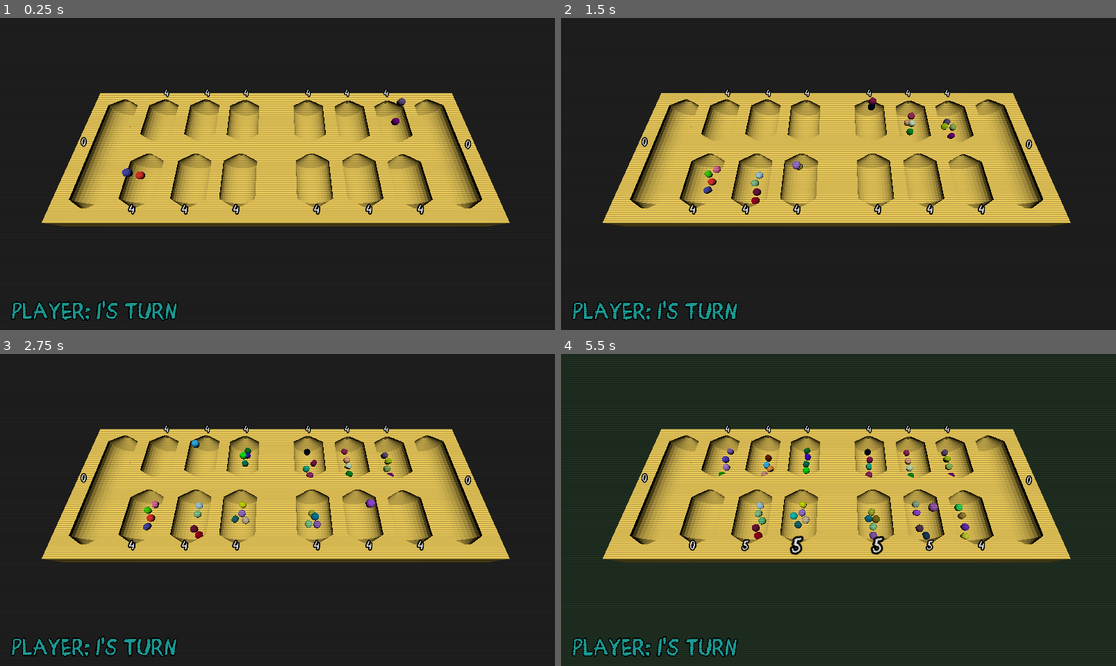
Above: before the commit, frames 1-4 (two rows, left to right).
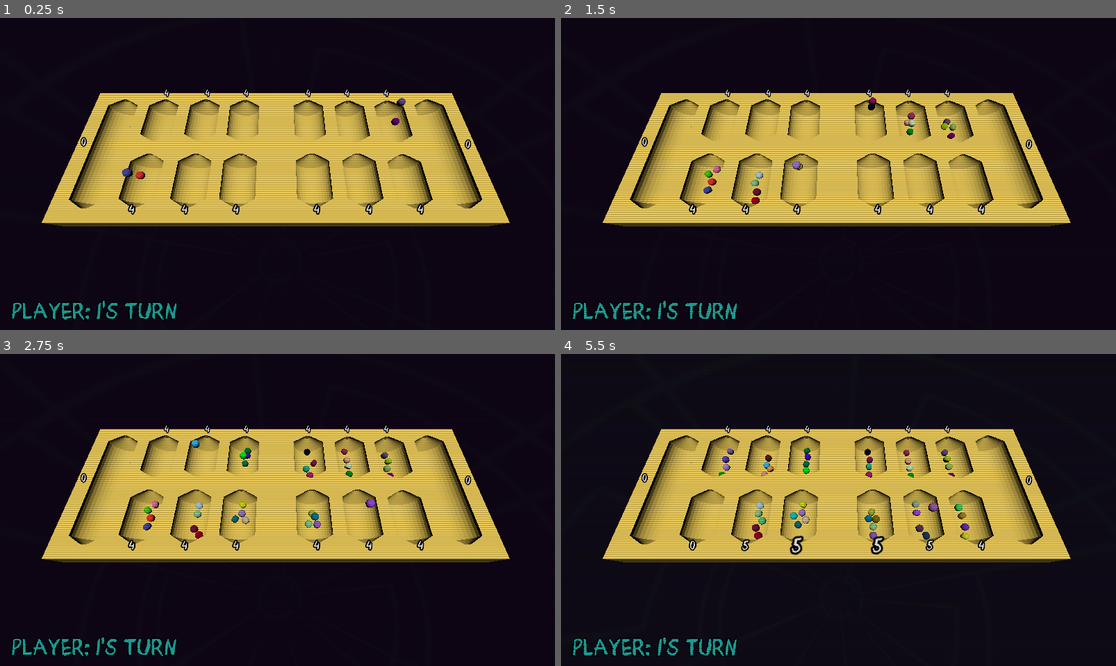
Above: after the commit, the same moments.

Repository: sym-z/3d-mancala
Game: Godot game, scene res://scenes/sample_scene.tscn
Two runs of this game, one before a commit and one after it. Both use one fixed random seed, a clock stepped at 60 frames per second and the inputs below.
Inputs:
- Up to frame 1 (0.25 s): no input
- Up to frame 2 (1.5 s): hold Right (ui_right) 0.53-1.28 s; tap Space (ui_select) at 0.77 s; hold Left (ui_left) from 1.28 s (still down)
- Up to frame 3 (2.75 s): tap Space (ui_select) at 1.52 s; release Left (ui_left) at 2.03 s; hold Right (ui_right) from 2.03 s (still down)
- Up to frame 4 (5.5 s): tap Space (ui_select) at 3.02, 3.77, 4.52 s; release Right (ui_right) at 3.53 s; hold Left (ui_left) from 3.53 s (still down)

The runs differ from the first frame. In frame 1, 19% of the frame differs, in the area x 0-100%, y 0-100%; in frame 2, 18%; in frame 3, 19%; in frame 4, 67%.

Commit message:
cool background

Diff:
--- a/src/scenes/sample_scene.tscn
+++ b/src/scenes/sample_scene.tscn
@@ -3,6 +3,7 @@
 [ext_resource type="Script" uid="uid://co5dbnn0hdls8" path="res://scenes/level_script.gd" id="1_jddra"]
 [ext_resource type="PackedScene" uid="uid://cqqhmju2jlelh" path="res://scenes/board.tscn" id="2_76x20"]
 [ext_resource type="Shader" uid="uid://c076opqv751uh" path="res://sky.gdshader" id="3_1o07t"]
+[ext_resource type="Texture2D" uid="uid://dwqfgfg5bi2w7" path="res://assets/sprites/tiling_bg.png" id="4_s5ll8"]
 [ext_resource type="PackedScene" uid="uid://dx40hiqxmxc4x" path="res://scenes/game_piece.tscn" id="4_udu4s"]
 [ext_resource type="Script" uid="uid://b3hl5psd3m3ob" path="res://scripts/placement_marker.gd" id="5_kg8jk"]
 [ext_resource type="Texture2D" uid="uid://ms4b8vqdfki" path="res://assets/sprites/arrow.png" id="6_6idux"]
@@ -33,6 +34,7 @@
 shader_parameter/brightness = 0.235
 shader_parameter/min_bright = 0.6
 shader_parameter/max_bright = 0.9
+shader_parameter/tex = ExtResource("4_s5ll8")
 
 [sub_resource type="Sky" id="Sky_k603i"]
 sky_material = SubResource("ShaderMaterial_vftan")
--- a/src/sky.gdshader
+++ b/src/sky.gdshader
@@ -6,9 +6,12 @@
 uniform float brightness = 0.235;
 uniform float min_bright = 0.4;
 uniform float max_bright = 1.0;
+uniform sampler2D tex;
 void sky() {
 	// Called for every visible pixel in the sky background, as well as all pixels
 	// in the radiance cubemap.
-	COLOR = vec3(clamp(1.*abs(sin(TIME*r_spd*total_spd)),min_bright, max_bright),1.*clamp(abs(sin(TIME*g_spd*total_spd)),min_bright,max_bright),1.*clamp(abs(sin(TIME*b_spd*total_spd)),min_bright,max_bright)) * brightness;
-
+	vec3 tint = vec3(clamp(1.*abs(sin(TIME*r_spd*total_spd)),min_bright, max_bright),1.*clamp(abs(sin(TIME*g_spd*total_spd)),min_bright,max_bright),1.*clamp(abs(sin(TIME*b_spd*total_spd)),min_bright,max_bright)) * brightness;
+	vec2 uv = SKY_COORDS;
+	uv.x += cos(TIME*0.05);
+	COLOR.rgb = texture(tex,uv).rgb * tint;
 }
Binary file added: src/assets/sprites/tiling_bg.png
Not shown, added: src/assets/sprites/tiling_bg.png.import
